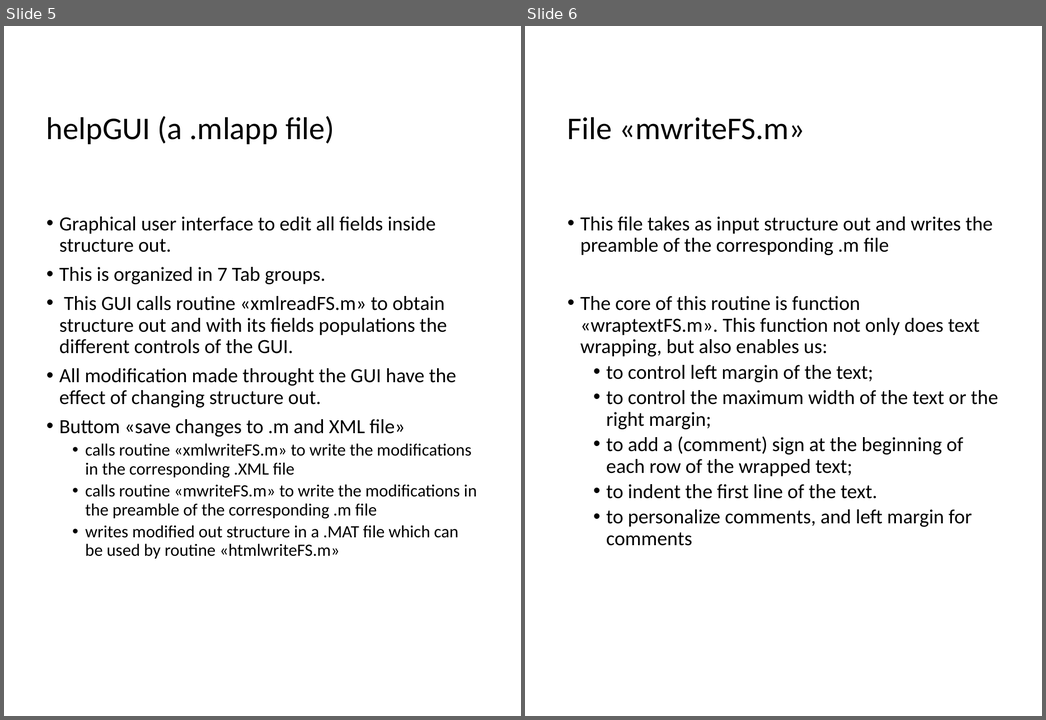
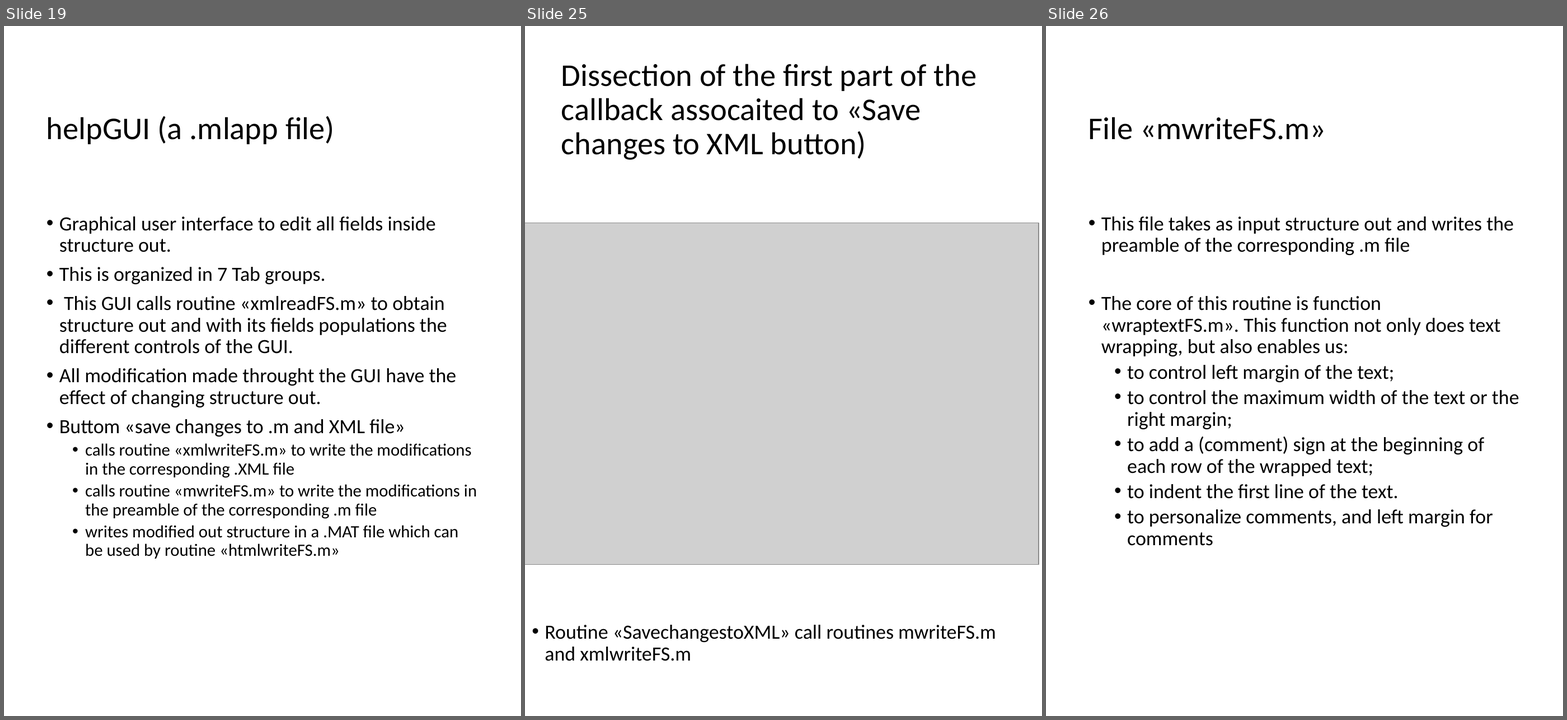
Before and after one commit to kvcorb/FSDA, a slide deck: utilities_help/FlowChart.pptx. Shown side by side, each under a label of ours: slides 5 and 6 before the commit, slides 19, 25 and 26 after it; the slides between them are not shown. The pictures are 1046x720 and 1567x720 pixels, drawn with LibreOffice and Linux fonts; fonts in the diff are those of the drawing; grey boxes stand for pictures. Boxes give left, top, right and bottom in pixels: in the first picture for what was removed or moved away, otherwise in the second. Text is boxed around its words. In the diff, an @@ line names an element or a change of style, - is before the commit and + after.

```diff
--- a/utilities_help/FlowChart.pptx
+++ b/utilities_help/FlowChart.pptx
@@ slide 25 added at [525,26,1042,716], background #FFFFFF @@
@@ title added at [561,64,977,160], 33 pt, text #000000 @@
+Dissection of the first part of the callback assocaited to «Save changes to XML button)
@@ picture added at [525,223,1039,564] @@
@@ text added at [545,625,997,661], 21 pt, text #000000 @@
+• Routine «SavechangestoXML» call routines mwriteFS.m and xmlwriteFS.m
@@ what was slide 5 is now slide 19 @@
@@ what was slide 6 is now slide 26 @@
```
Also in this commit, not shown: 2 slides changed, 22 other slides added, 5 other files.
